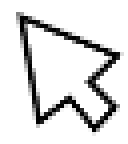
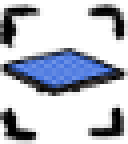
Before/after of a 128x144 layered artwork. What changed in the layer stack:
added layer "Pasted Layer" above "head" over [0, 48, 128, 96]
added layer "head" above "Base" over [0, 0, 128, 144]
hid "Base" over [16, 12, 124, 136]
